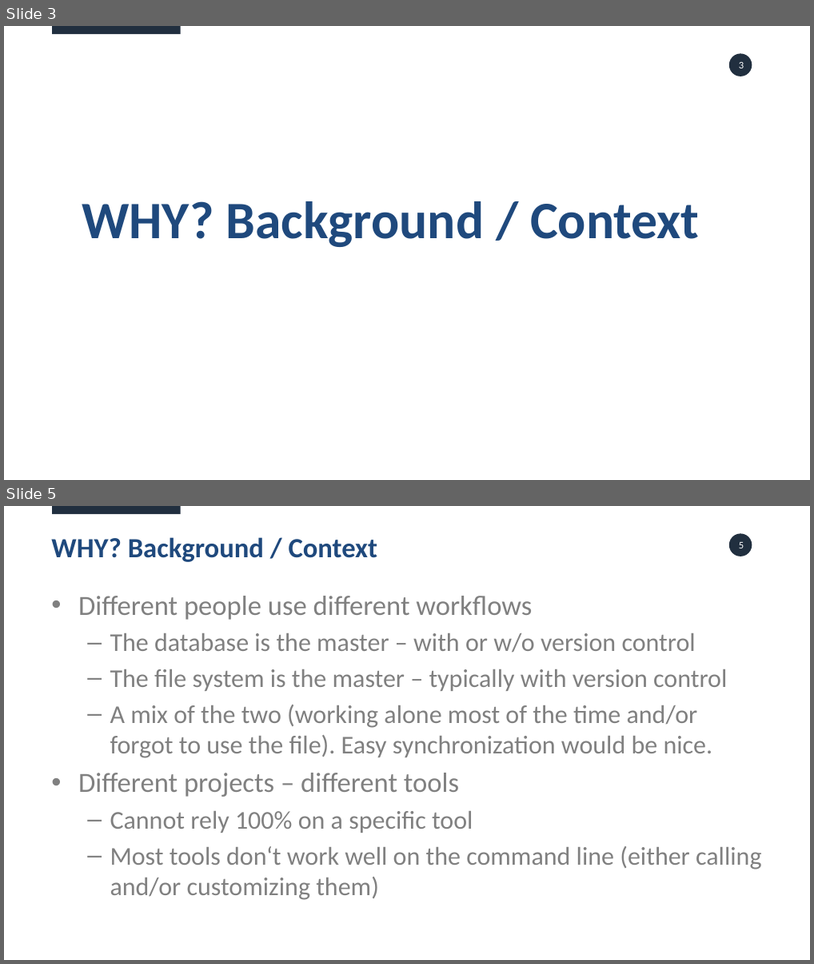
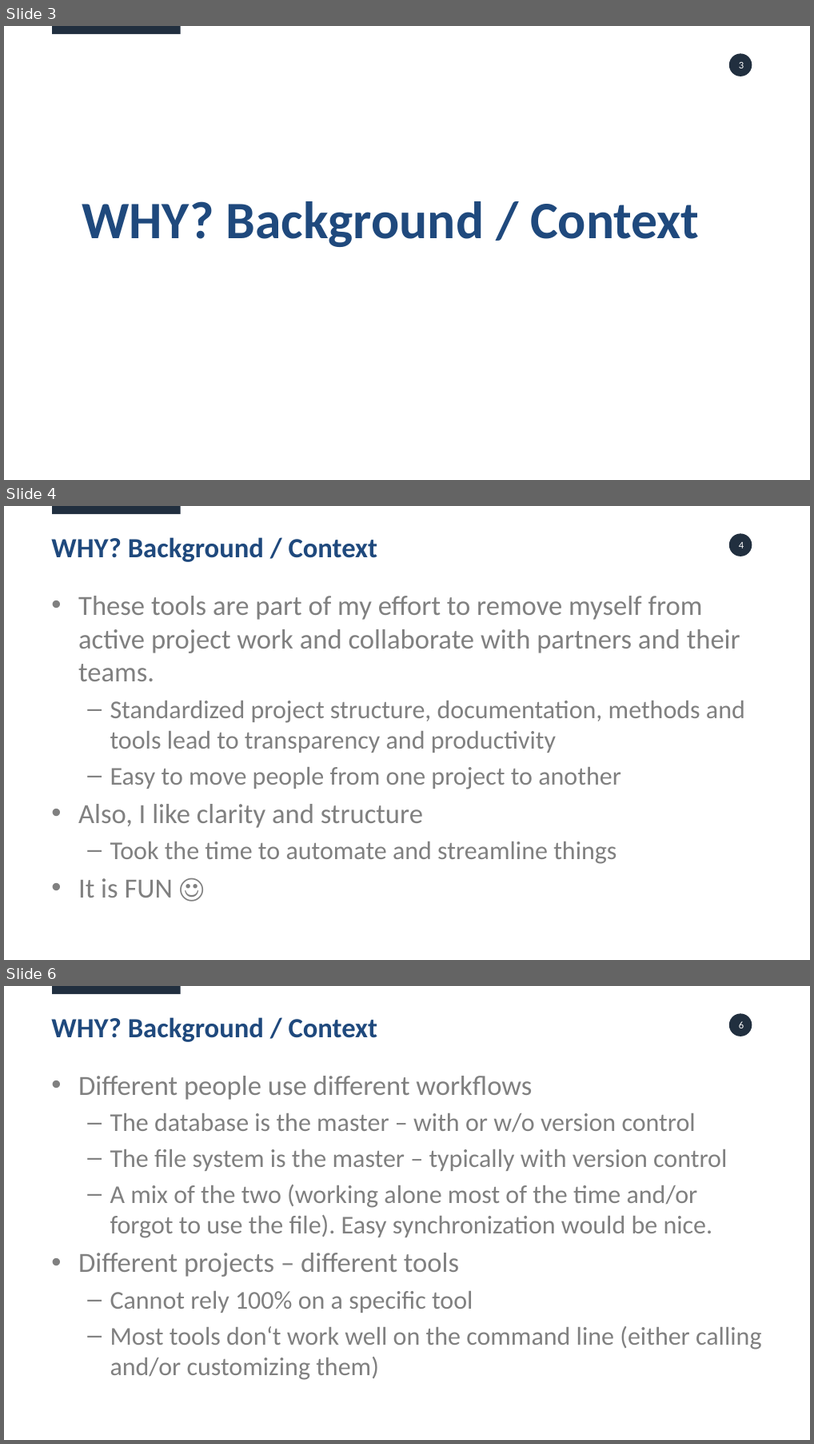
Before and after one commit to daust/opal-tools, a slide deck: src/doc/OPAL Tools.pptx. Shown one above the other, each under a label of ours: slides 3 and 5 before the commit, slides 3, 4 and 6 after it; the slides between them are not shown. The pictures are 814x964 and 814x1444 pixels, drawn with LibreOffice and Linux fonts; fonts in the diff are those of the drawing. Boxes give left, top, right and bottom in pixels: in the first picture for what was removed or moved away, otherwise in the second. Text is boxed around its words. In the diff, an @@ line names an element or a change of style, - is before the commit and + after.

```diff
--- a/src/doc/OPAL Tools.pptx
+++ b/src/doc/OPAL Tools.pptx
@@ slide 4 added at box(4, 506, 810, 960), background #FFFFFF; not listed: 3 template elements that a slide beside it also shows @@
@@ title added at box(51, 537, 378, 562), 66 pt, text #1F497D, bold @@
+WHY? Background / Context
@@ text added at box(78, 596, 746, 897), 61 pt, text #808080 @@
+• These tools are part of my effort to remove myself from active project work and collaborate with partners and their teams.
+  – Standardized project structure, documentation, methods and tools lead to transparency and productivity
+  – Easy to move people from one project to another
+• Also, I like clarity and structure
+  – Took the time to automate and streamline things
+• It is FUN ☺
@@ what was slide 5 is now slide 6 @@
```
Also in this commit, not shown: 7 slides changed, 1 other slide added, 24 other files.
